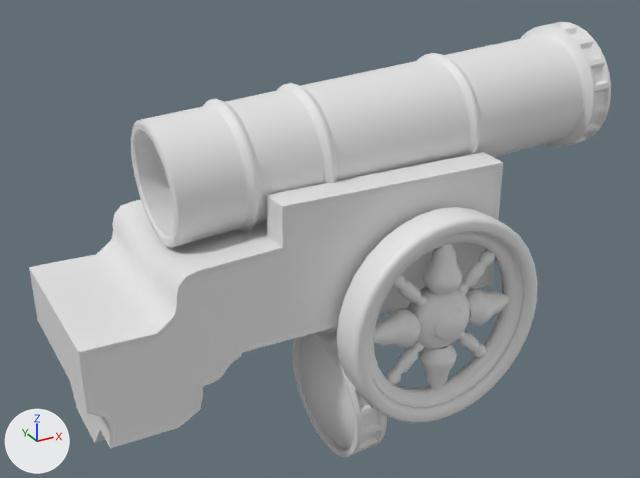
A saved change to the OBJ model asset/cannon/cannon.obj.
Both versions are drawn from a 50 mm lens placed at (-3.64, -6.45, 4.48), pointed at (-0.04, 0.1, 1.2). Arrows for +X, +Y and +Z are at lower left; the lights stay in place. Where no turn or scale is listed for an object, it has been applied to the vertices.

Before the edit, the objects in view are built like this:
```python
me_cube_001 = bpy.data.meshes.new('Cube.001')
me_cube_001.from_pydata(...)  # 6195 vertices, 12010 faces; spans x -2.51..2.73, y -1.19..1.19, z -0.19..2.96
me_cylinder_007 = bpy.data.meshes.new('Cylinder.007')
me_cylinder_007.from_pydata(...)  # 601 vertices, 1194 faces; spans x -0.464..0.1, y -1.101..0.104, z -0.625..0.598
ob_cube_001 = bpy.data.objects.new('Cube.001', me_cube_001)
ob_cube_001.location = (0.0, 0.0, 0.0)
ob_cylinder_007 = bpy.data.objects.new('Cylinder.007', me_cylinder_007)
ob_cylinder_007.location = (0.0, 0.0, 0.0)
```
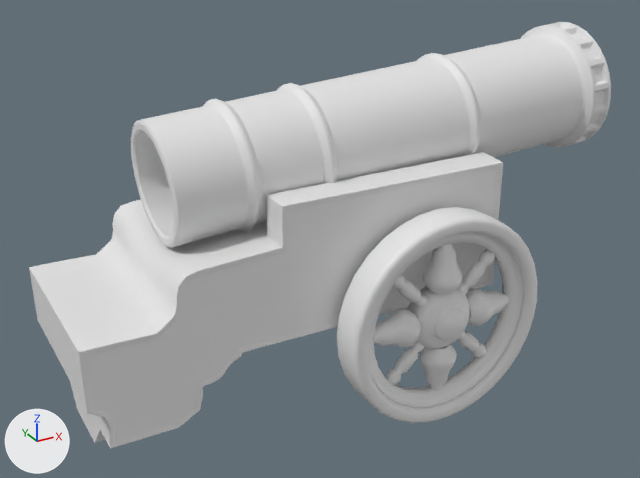
Commit message: Different cannon objects

Pixel boxes (x1, y1, x2, y2) of what changed, in the pictures (640 x 478 px):
'Cylinder.007', deleted
    before: (292, 327, 387, 457)

The change, as a diff of the scene's bpy script:
```diff
--- a/asset/cannon/cannon.obj.py
+++ b/asset/cannon/cannon.obj.py
@@ ob_cylinder_007 @@
-ob_cylinder_007 = bpy.data.objects.new('Cylinder.007', me_cylinder_007)
-ob_cylinder_007.location = (0.0, 0.0, 0.0)
```
